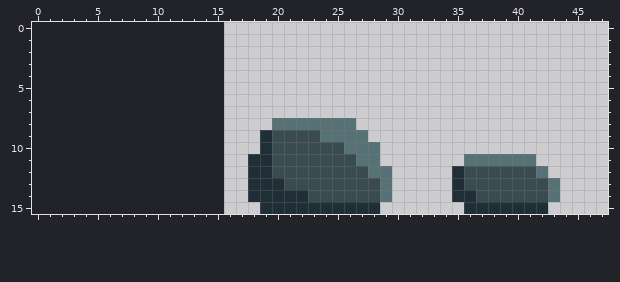
Two states of a pixel-art sprite, Sprites/stones.png. The picture above is the old version.
The file is 32x16 pixels. The old version is drawn lined up with the new one, on the new canvas.
The same view after the edit:
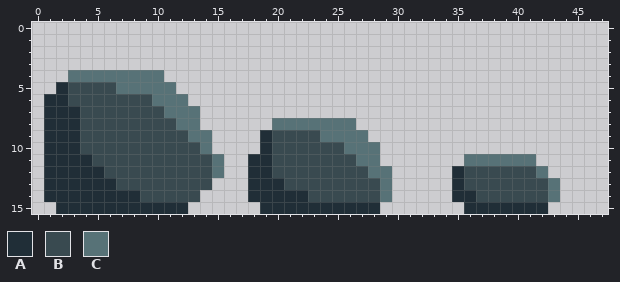
Palette (. is transparent): A #202e37  B #394a50  C #577277
From old to new:
canvas 32x16 -> 48x16, the old top-left corner now at 16,0
@@ x 0..17 @@
  3 ..................
- 4 ..................
- 5 ..................
- 6 ..................
- 7 ..................
- 8 ..................
- 9 ..................
-10 ..................
-11 ..................
-12 ..................
-13 ..................
-14 ..................
-15 ..................
+ 4 ...CCCCCCCC.......
+ 5 ..ABBBBCCCCC......
+ 6 .AABBBBBBBCCC.....
+ 7 .AAABBBBBBBCCC....
+ 8 .AAABBBBBBBBCC....
+ 9 .AAABBBBBBBBBCC...
+10 .AAABBBBBBBBBBC...
+11 .AAAABBBBBBBBBBC..
+12 .AAAAABBBBBBBBBC..
+13 .AAAAAABBBBBBBB...
+14 .AAAAAAAABBBBB....
+15 ..AAAAAAAAAAA.....
